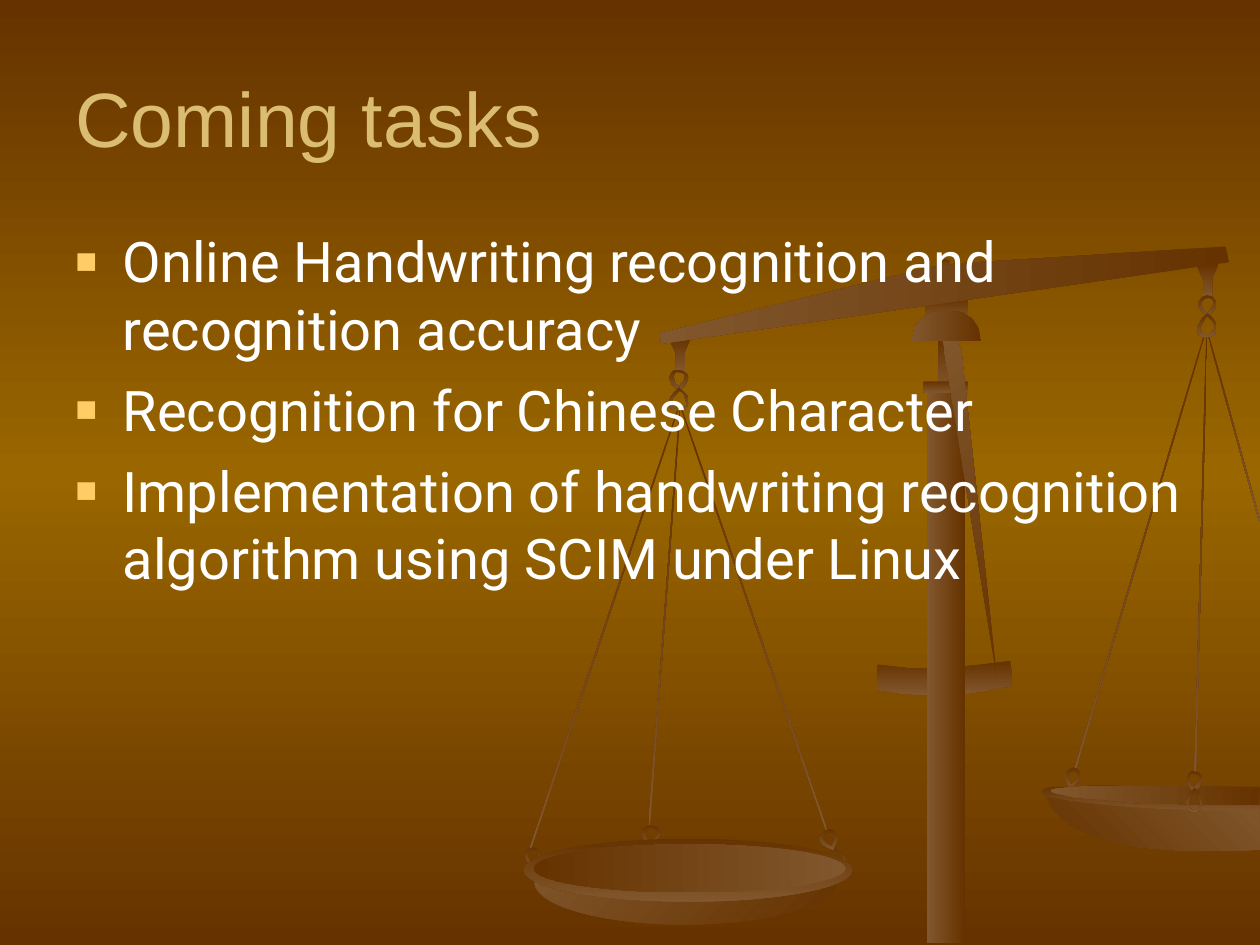
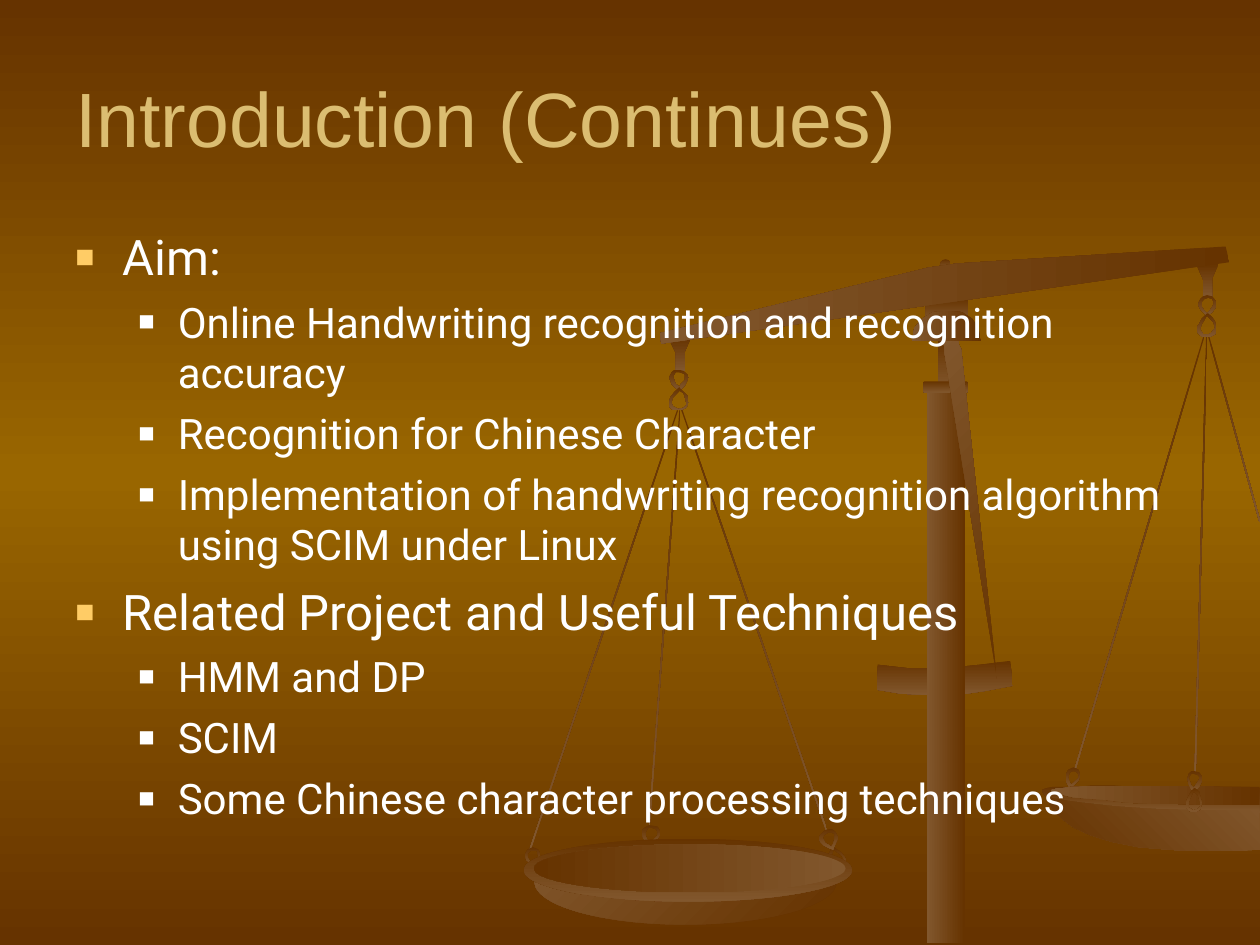
Before and after one commit to shaileshBhokare/honours, a slide deck: slide 6 of ITN100/Assignment/Presentation/presentation.ppt (slide 9 before the commit). Drawn at 1260x945 pixels with LibreOffice and Linux fonts; fonts in the diff are those of the drawing. Boxes give left, top, right and bottom in pixels: in the first picture for what was removed or moved away, otherwise in the second. Text is boxed around its words. In the diff, an @@ line names an element or a change of style, - is before the commit and + after.

```diff
--- a/ITN100/Assignment/Presentation/presentation.ppt
+++ b/ITN100/Assignment/Presentation/presentation.ppt
@@ title at box(75, 91, 897, 162): text changed @@
-Coming tasks
+Introduction (Continues)
@@ text at box(123, 239, 222, 276): paragraph added @@
+■ Aim:
@@ text at box(178, 306, 1161, 569): size 32 to 24 pt in "Online Handwriting recognition and recognition accuracy", "Recognition for Chinese Character", "Implementation of handwriting recognition algorithm using SC ..."; list level 1 to 2 in "Online Handwriting recognition and recognition ..."; bullet colour #FFCC66 to #FFFFFF; list level 1 to 2 in "Recognition for Chinese Character"; list level 1 to 2 in "Implementation of handwriting recognition algorithm ..." @@
@@ text at box(123, 585, 1065, 825): paragraphs added @@
+■ Related Project and Useful Techniques
+  ■ HMM and DP
+  ■ SCIM
+  ■ Some Chinese character processing techniques
```
Also in this commit, not shown: 2 other slides changed, 1 slide added, 1 slide removed, 1 other file.
